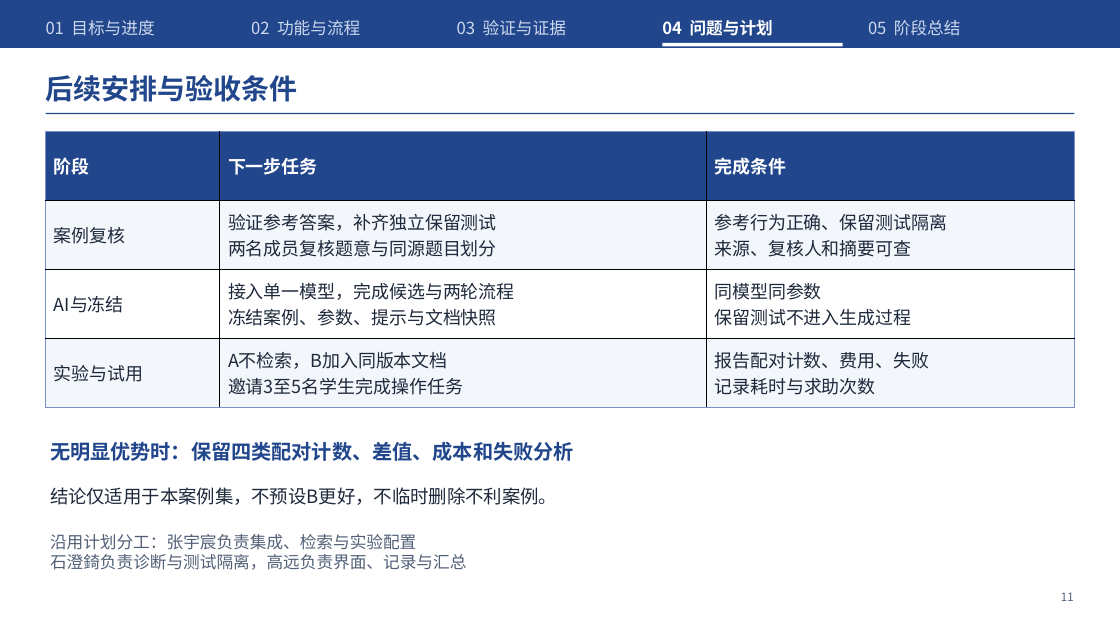
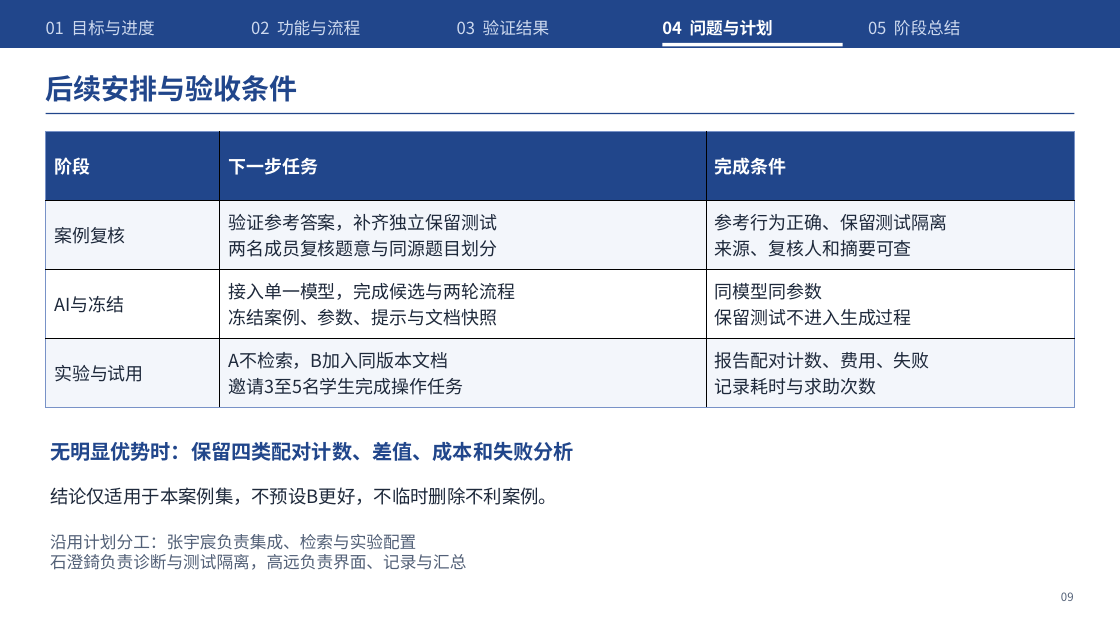
Before and after one commit to Frank72316/cangjie-code-doctor, a slide deck: slide 9 of docs/midterm-defense.pptx (slide 11 before the commit). Drawn at 1120x630 pixels with LibreOffice and Linux fonts; fonts in the diff are those of the drawing. Boxes give left, top, right and bottom in pixels: in the first picture for what was removed or moved away, otherwise in the second. Text is boxed around its words. In the diff, an @@ line names an element or a change of style, - is before the commit and + after.

```diff
--- a/docs/midterm-defense.pptx
+++ b/docs/midterm-defense.pptx
@@ text at (457,20,550,36): text changed @@
-03 验证与证据
+03 验证结果
@@ text at (1061,592,1074,601): text changed @@
-11
+09
```
Also in this commit, not shown: 10 other slides changed, 21 other files.
